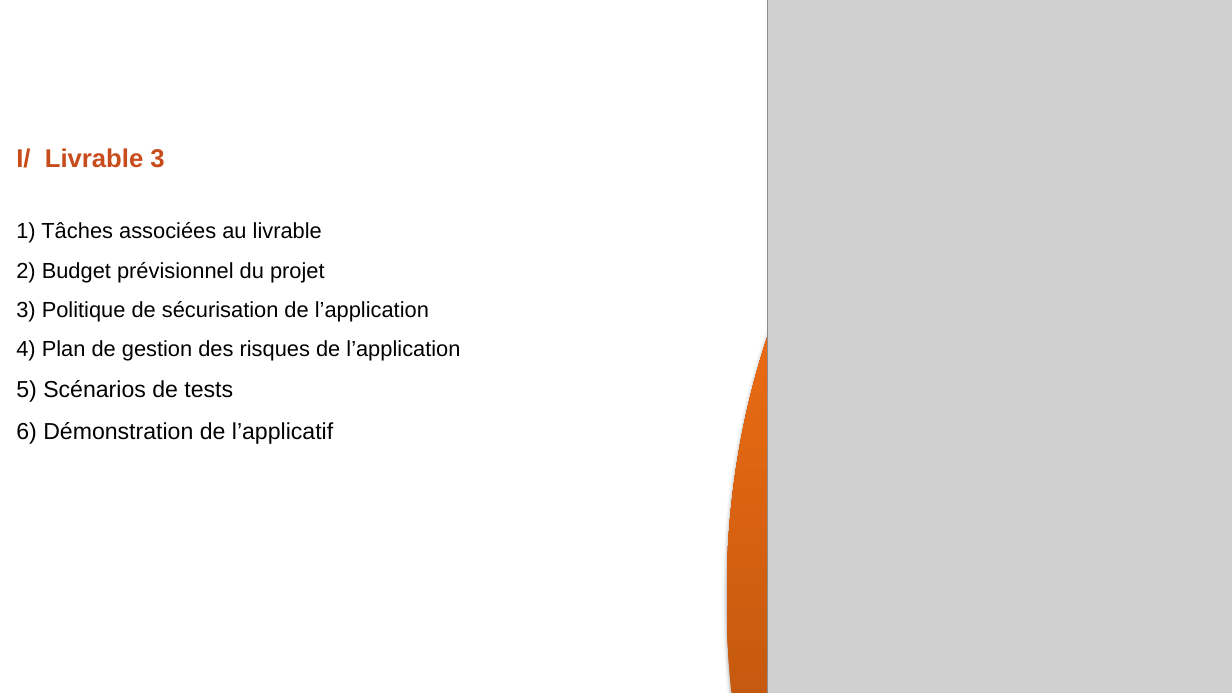
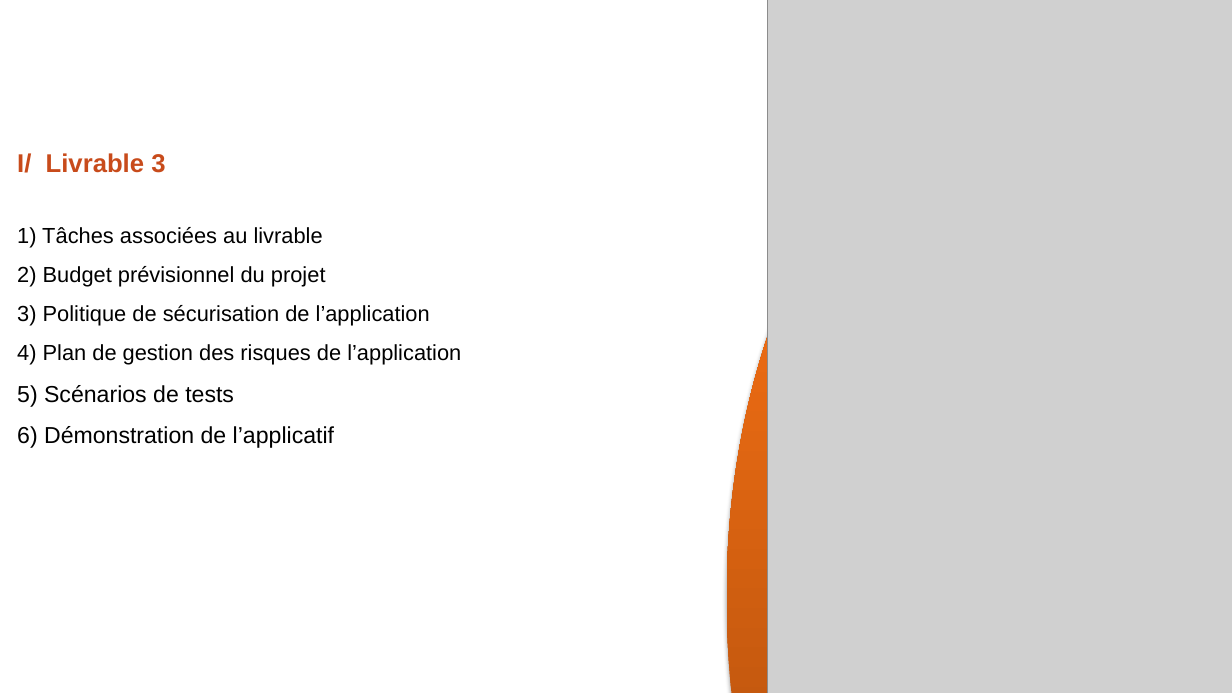
Before and after one commit to Sag64/PFR, a slide deck: slide 2 of Livrable3/ppt-livrable3.pptx. Drawn at 1232x693 pixels with LibreOffice and Linux fonts; fonts in the diff are those of the drawing; grey boxes stand for pictures; background and template pictures are left out. Boxes give left, top, right and bottom in pixels: in the first picture for what was removed or moved away, otherwise in the second. Text is boxed around its words. In the diff, an @@ line names an element or a change of style, - is before the commit and + after.

Commit message:
ppt budget Arthur

```diff
--- a/Livrable3/ppt-livrable3.pptx
+++ b/Livrable3/ppt-livrable3.pptx
@@ text "I/ Livrable 3": place and size @@
-text "I/ Livrable 3" at [16,148,460,444]
+text "I/ Livrable 3" at [17,153,461,448]
```
Also in this commit, not shown: 2 slides added, 1 slide removed, 1 other file.
